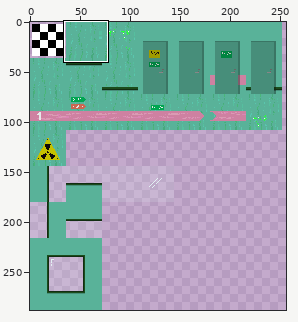
One commit to this sprite sheet: CasaDesDiamantes/tilesets/powerplantBackgroundTiles/output_tileset.png. Above, an overview of the earlier version with the close-up marked.
Close-up. First the earlier version:
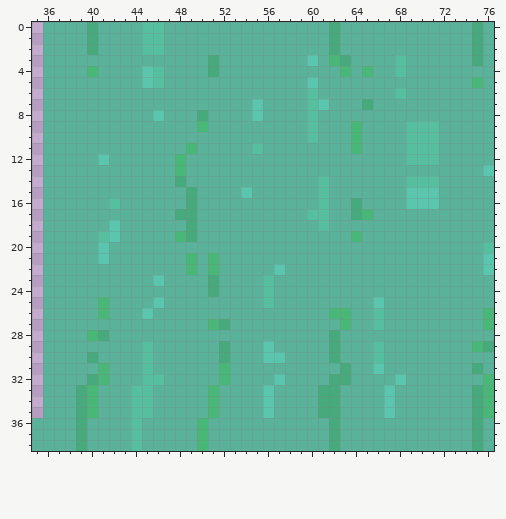
The file is 288x288 pixels. Colours within 5 levels of each other are drawn and written as one. Shown: x 35..76, y 0..38. The wide view leaves out empty margins. The commit also changed other parts of the picture, which this record leaves out.
The same view after the edit:
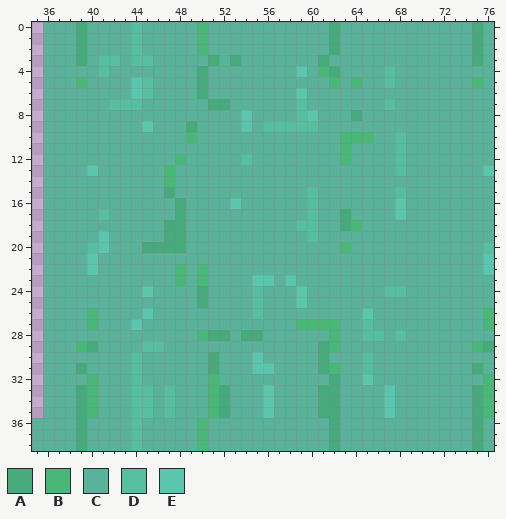
Palette (. is transparent): A #46aa7d  B #49b778  C #59b299  D #56bf9f  E #5ac6ae
From old to new:
Changed rows in their new state; - is an unchanged pixel.
first column x 39:
 0 AC---DCC---B---------------------
 1 AC---DCC---B---------------------
 2 AC---DCC---B---------------------
 3 A-DD-DD-------A------CACC----C---
 4 -CD---CC---AC-------E-BAC-C-DC---
 5 B----EDC---A---------C-B-B--D----
 6 -----ED----A--------EC-------C---
 7 ---DDD------AA--C---DCC---C-D----
 8 -------C---C---EC---DE---A-------
 9 ------E---AC---E-DDDD----C----CCC
10 ----------B----------C--B-B--DCCC
11 ----------C-----C-------BC---DCCC
12 --C------------D--------B----DCCC
13 -E------BC-------------------D---
14 --------BC------------C-------CCC
15 --------A-C----C-----DC------DCCC
16 ---C-----AC---E------DC--C---ECCC
17 --D-------C-----------C-ACC--E---
18 ---C----AAC---------DDC-AB-------
19 --EC----AAC----------D---C-------
20 -D----AAAA--------------B--------
21 -EC-------C-C--------------------
22 -E-------BCBC-----C--------------
23 -------C-B-BC---EE-E-------------
24 ------E----AC---DC--E-------DD---
25 --C----C---A----DC--E------C-----
26 -BC-------------D------CC-EC-----
27 -B---E------CC------BBBBC-DC-----
28 -CC--------BAA-AA------B--DD-D---
29 BA-----D-----C---C----AB---C-----
30 -C---DC-----AC--ECC---AC--DC-----
31 A-C--DC-----AC--EE----ABC-DC-----
32 -BC--DCC----BC----C-----C-E--C---
33 --------D----A-------------------
34 --------D----A-------------------
35 --------D----A-------------------
Where, in picture pixels (left, top, right, bottom), the same in both close-ups:
changed: (76, 22, 439, 418)
